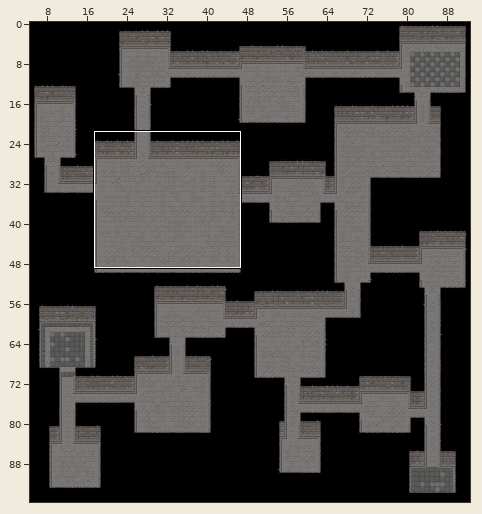
An edit to a level. Tiled map, Debug/Maps/TestMap.tmx. The first picture is a wide view before the edit; the outline marks the close-up.
Close-up. Before:
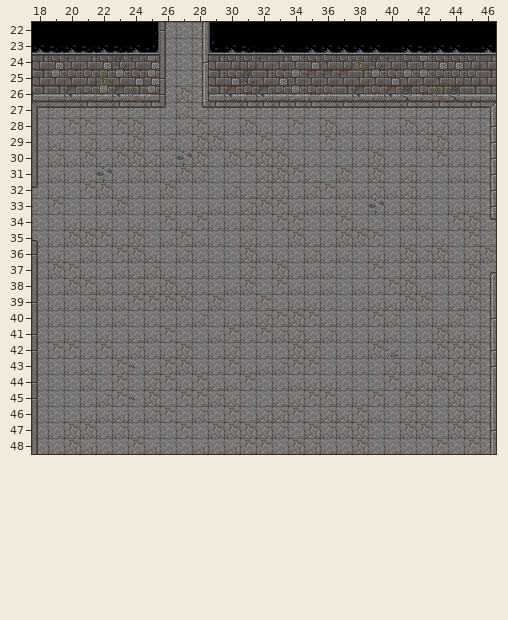
Cells are 16x16 px. Shown: x 18..46, y 22..48. The commit also changed other parts of the map, which this record leaves out.
Now the later version:
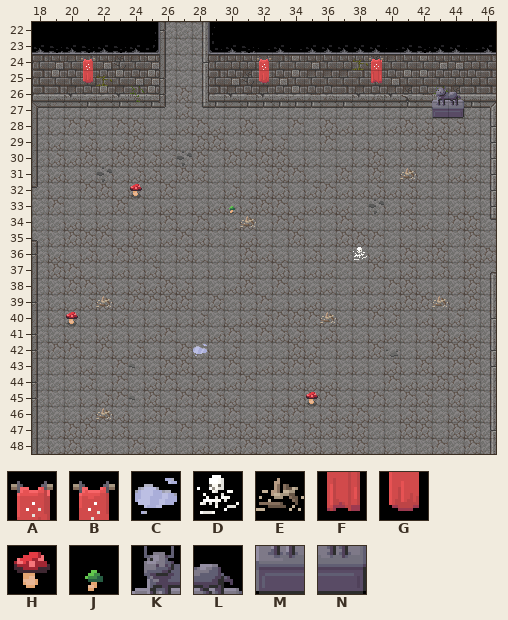
Key: from "Decorations": A 0, B 1, C 6, D 7, E 8, F 12, G 13, H 65, J 66, K 112, L 113, M 124, N 125.
_ is an empty cell, . an unchanged one.
Tiles of an added or newly shown layer are drawn over the layers below it.
Change:
--- layer "Decoration" (added)
@@ x 21..44 @@
-24 _.........._......_.....
-25 _.........._......_.....
-26 ......................__
-27 ......................__
+24 B..........B......A.....
+25 G..........G......F.....
+26 ......................KL
+27 ......................MN
@@ x 24..41 @@
-31 ................._
-32 _.................
-33 ......_...........
-34 ......._..........
+31 .................E
+32 H.................
+33 ......J...........
+34 .......E..........
@@ x 38..38 @@
-36 _
+36 D
@@ x 20..43 @@
-39 .._...................._
-40 _..............._.......
+39 ..E....................E
+40 H...............E.......
@@ x 28..28 @@
-42 _
+42 C
@@ x 22..35 @@
-45 ............._
-46 _.............
+45 .............H
+46 E.............
